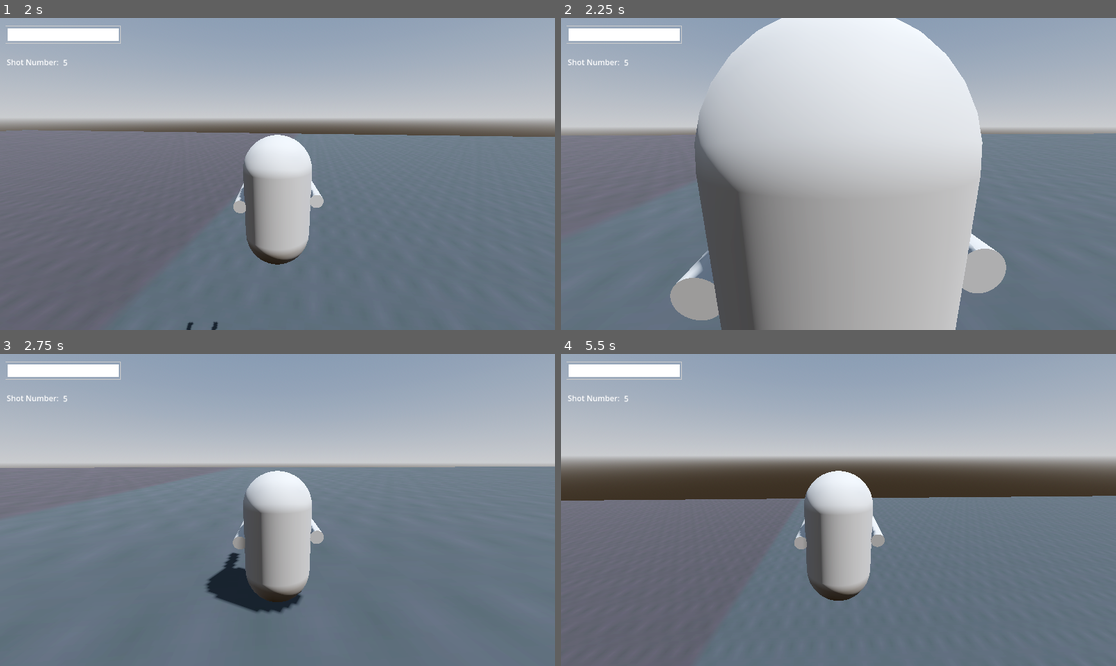
Above: before the commit, frames 1-4 (two rows, left to right).
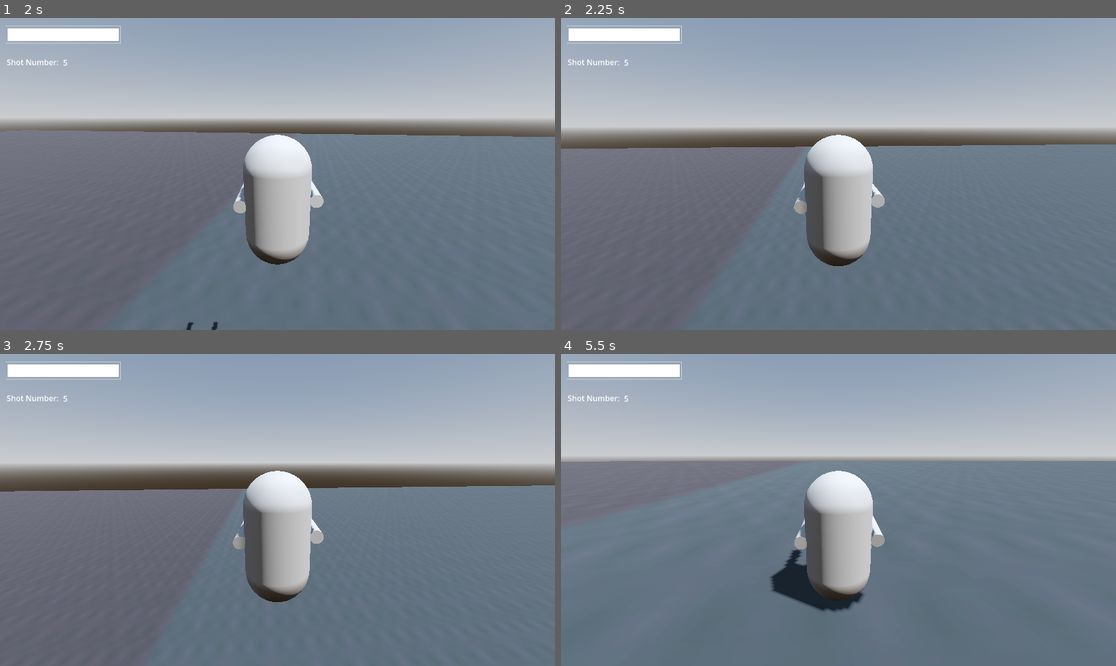
Above: after the commit, the same moments.

Repository: yashGhela/blame
Game: Godot game, scene res://levels/graybox.tscn
Two runs of this game, one before a commit and one after it. Both use one fixed random seed, a clock stepped at 60 frames per second and the inputs below. The project has no main scene, so this scene is started directly.
Inputs (mouse positions are in pixels of both pictures, inside the frame that each line leads up to):
- Up to frame 1 (2 s): tap Enter at 0.5 s; move the mouse to (305, 174) at 0.52 s; hold W (forward) from 0.53 s (still down); right-click (305, 174) at 0.6 s; tap Space (jump) at 0.77, 1.52 s; move the mouse to (249, 174) at 1.27 s; tap F (fire) at 1.35 s
- Up to frame 2 (2.25 s): keep holding W (forward); move the mouse to (849, 167) at 2.02 s; tap R (floorslam) at 2.1 s
- Up to frame 3 (2.75 s): keep holding W (forward)
- Up to frame 4 (5.5 s): keep holding W (forward); move the mouse to (832, 516) at 2.77 s; click (832, 516) at 2.85 s; tap Space (jump) at 3.02, 3.77, 4.52 s; move the mouse to (877, 513) at 3.52 s; hold E (interact) 3.53-4.28 s; move the mouse to (794, 506) at 4.27 s; tap Shift (run) at 4.35 s; move the mouse to (844, 510) at 5.02 s; tap Q (snap) at 5.1 s

Frame 1 is identical in both runs. In frame 2, 43% of the frame differs, in the area x 0-100%, y 0-100%; in frame 3, 7.0%; in frame 4, 12%.

Commit message:
graybox expanded and peak af

Diff:
--- a/levels/graybox.tscn
+++ b/levels/graybox.tscn
@@ -78,7 +78,7 @@
 [node name="MeshInstance3D" type="MeshInstance3D" parent="." unique_id=103344179]
 mesh = SubResource("BoxMesh_80ttd")
 
-[node name="StaticBody3D" type="StaticBody3D" parent="MeshInstance3D" unique_id=1886228326 groups=["Floor"]]
+[node name="StaticBody3D" type="StaticBody3D" parent="MeshInstance3D" unique_id=1886228326]
 
 [node name="CollisionShape3D" type="CollisionShape3D" parent="MeshInstance3D/StaticBody3D" unique_id=102319723]
 shape = SubResource("ConcavePolygonShape3D_cp67o")
